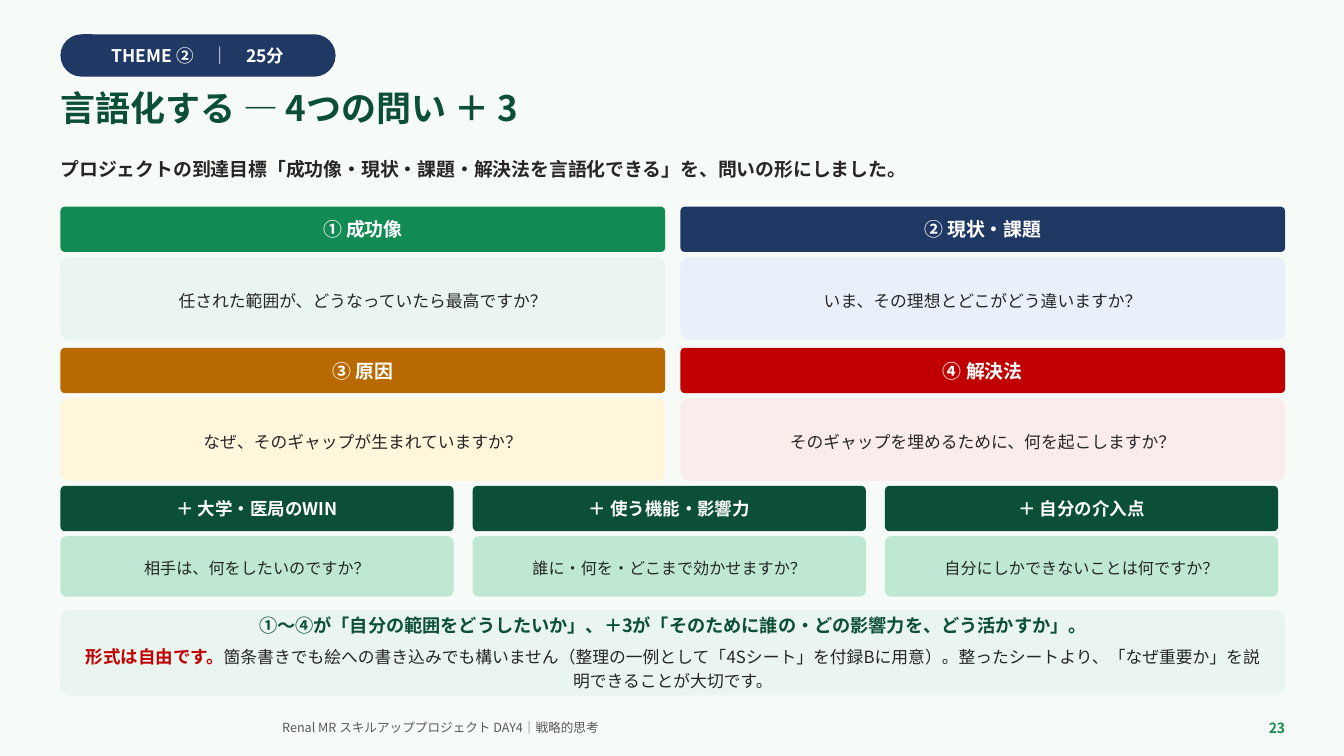
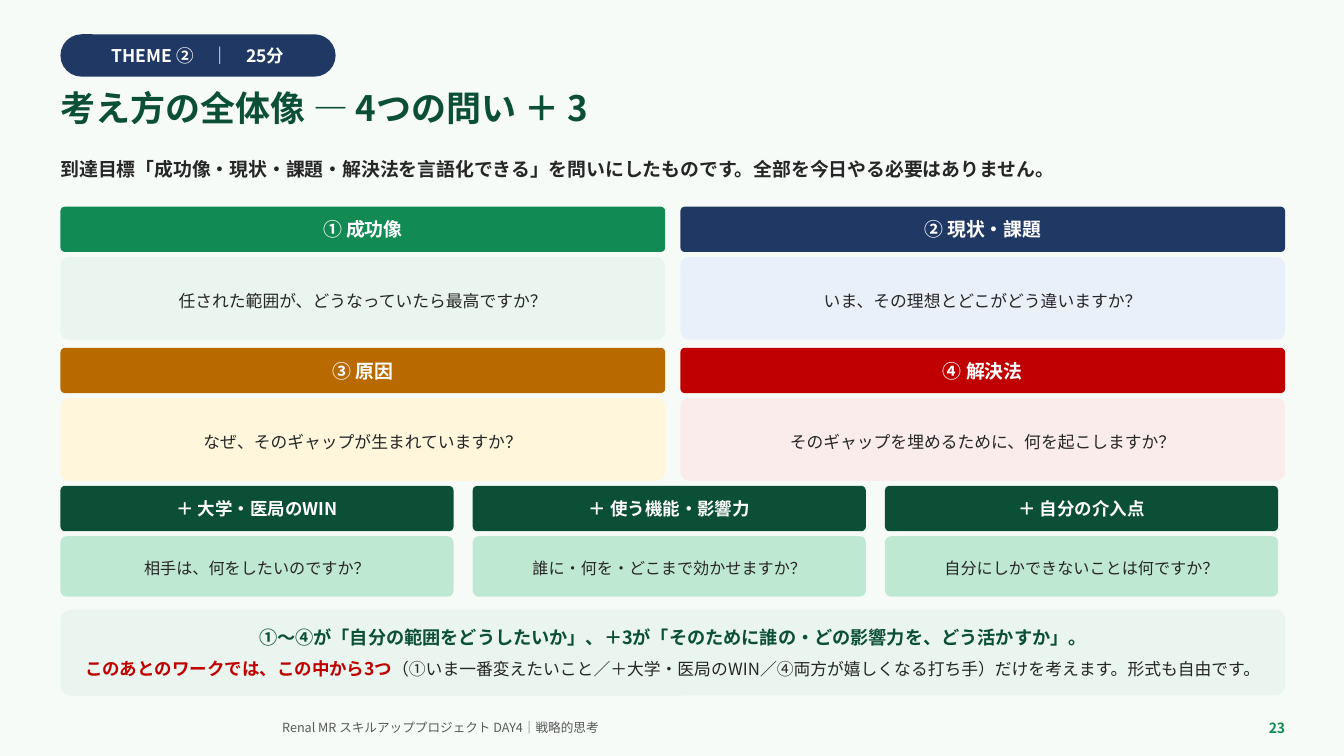
Before and after one commit to TAKUYA-1187/Claude, a slide deck: slide 23 of novartis_training/DAY4_ちょっと分かるだけで世界が変わる.pptx. Drawn at 1344x756 pixels with LibreOffice and Linux fonts; fonts in the diff are those of the drawing; background and template pictures are left out. Boxes give left, top, right and bottom in pixels: in the first picture for what was removed or moved away, otherwise in the second. Text is boxed around its words. In the diff, an @@ line names an element or a change of style, - is before the commit and + after.

```diff
--- a/novartis_training/DAY4_ちょっと分かるだけで世界が変わる.pptx
+++ b/novartis_training/DAY4_ちょっと分かるだけで世界が変わる.pptx
@@ text at bbox=[60, 91, 588, 124]: text changed @@
-言語化する — 4つの問い ＋ 3
+考え方の全体像 — 4つの問い ＋ 3
@@ text at bbox=[60, 160, 1054, 178]: text changed @@
-プロジェクトの到達目標「成功像・現状・課題・解決法を言語化できる」を、問いの形にしました。
+到達目標「成功像・現状・課題・解決法を言語化できる」を問いにしたものです。全部を今日やる必要はありません。
@@ text in rounded rectangle at bbox=[85, 660, 1260, 677]: text changed @@
-形式は自由です。箇条書きでも絵への書き込みでも構いません（整理の一例として「4Sシート」を付録Bに用意）。整ったシートより、「なぜ重要か」を説明できることが大切です。
+このあとのワークでは、この中から3つ（①いま一番変えたいこと／＋大学・医局のWIN／④両方が嬉しくなる打ち手）だけを考えます。形式も自由です。
```
Also in this commit, not shown: 9 other slides changed, 2 other files.
